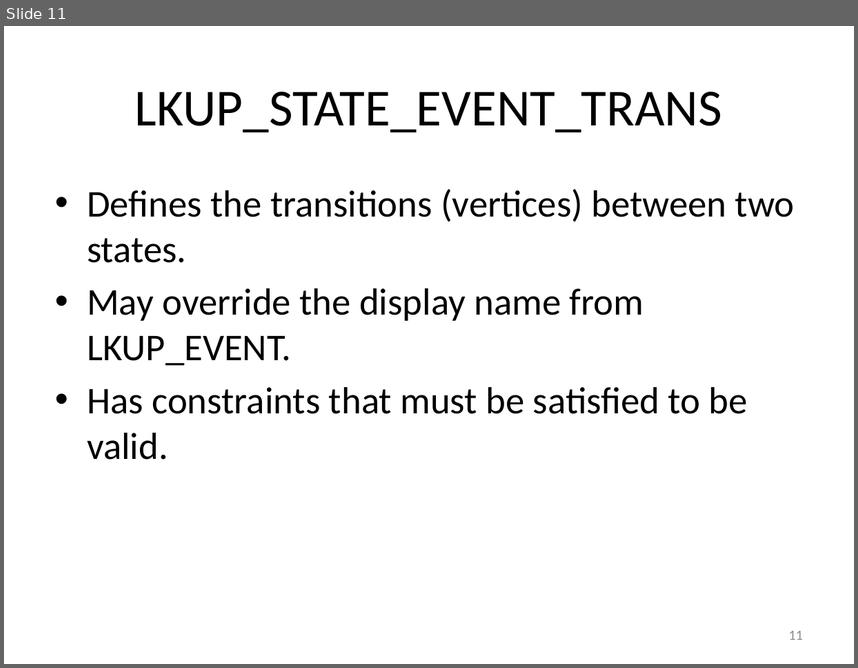
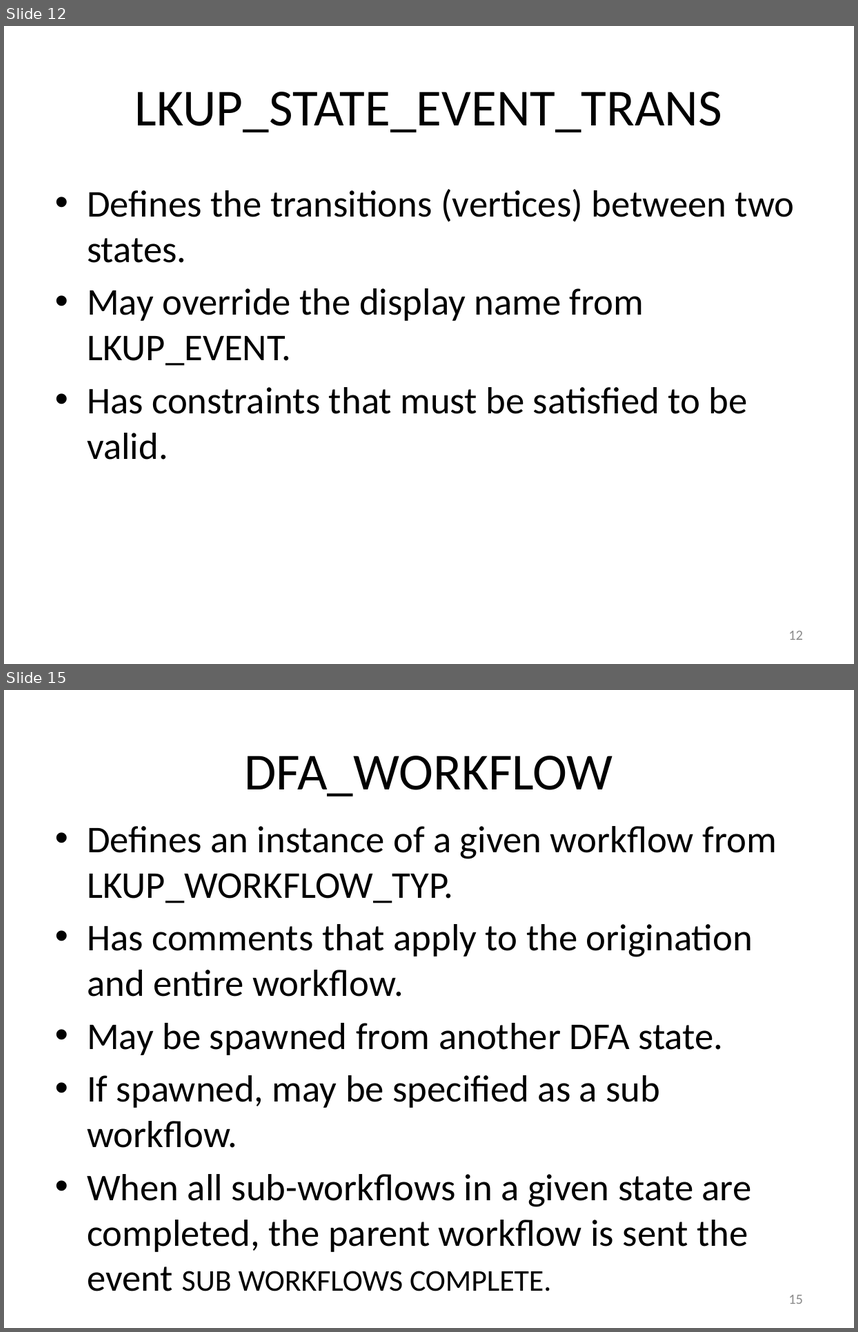
Before and after one commit to RichardRoda/DFA-Workflow-Model, a slide deck: Modeling Workflows with Event Driven DFA.pptx. Shown one above the other, each under a label of ours: slide 11 before the commit, slides 12 and 15 after it; the slides between them are not shown. The pictures are 858x668 and 858x1332 pixels, drawn with LibreOffice and Linux fonts; fonts in the diff are those of the drawing. Boxes give left, top, right and bottom in pixels: in the first picture for what was removed or moved away, otherwise in the second. Text is boxed around its words. In the diff, an @@ line names an element or a change of style, - is before the commit and + after.

```diff
--- a/Modeling Workflows with Event Driven DFA.pptx
+++ b/Modeling Workflows with Event Driven DFA.pptx
@@ slide 15 added at (x1=4, y1=690, x2=854, y2=1328), background #FFFFFF @@
@@ title added at (x1=245, y1=756, x2=613, y2=796), 44 pt, text #000000 @@
+DFA_WORKFLOW
@@ text added at (x1=87, y1=826, x2=776, y2=1291), 32 pt, text #000000 @@
+• Defines an instance of a given workflow from LKUP_WORKFLOW_TYP.
+• Has comments that apply to the origination and entire workflow.
+• May be spawned from another DFA state.
+• If spawned, may be specified as a sub workflow.
+• When all sub-workflows in a given state are completed, the parent workflow is sent the event sub workflows complete.
@@ page number added at (x1=789, y1=1294, x2=803, y2=1303), 12 pt, text #8C8C8C @@
+15
@@ what was slide 11 is now slide 12 @@
@@ page number at (x1=789, y1=630, x2=803, y2=639): text changed @@
-11
+12
```
Also in this commit, not shown: 2 slides changed, 4 other slides added.
